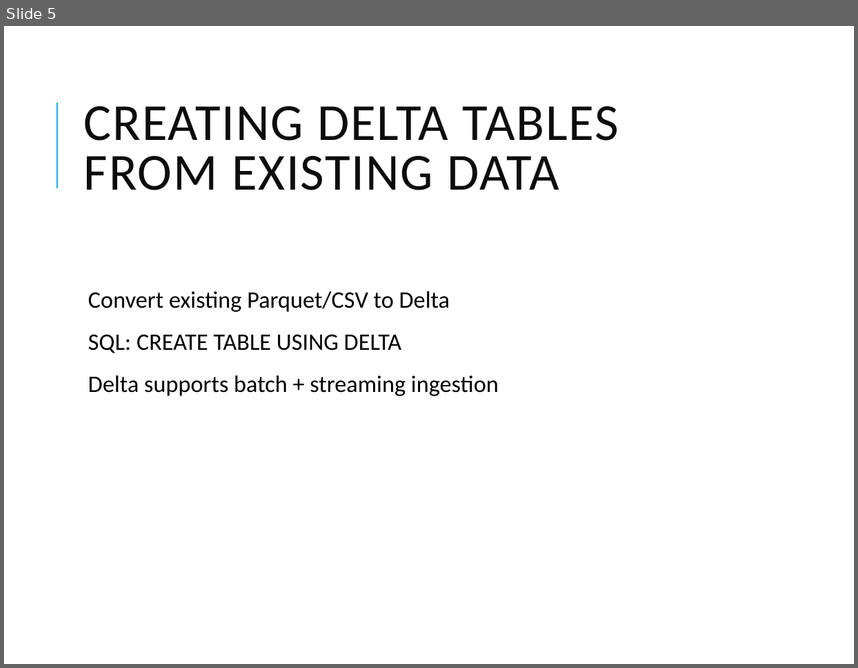
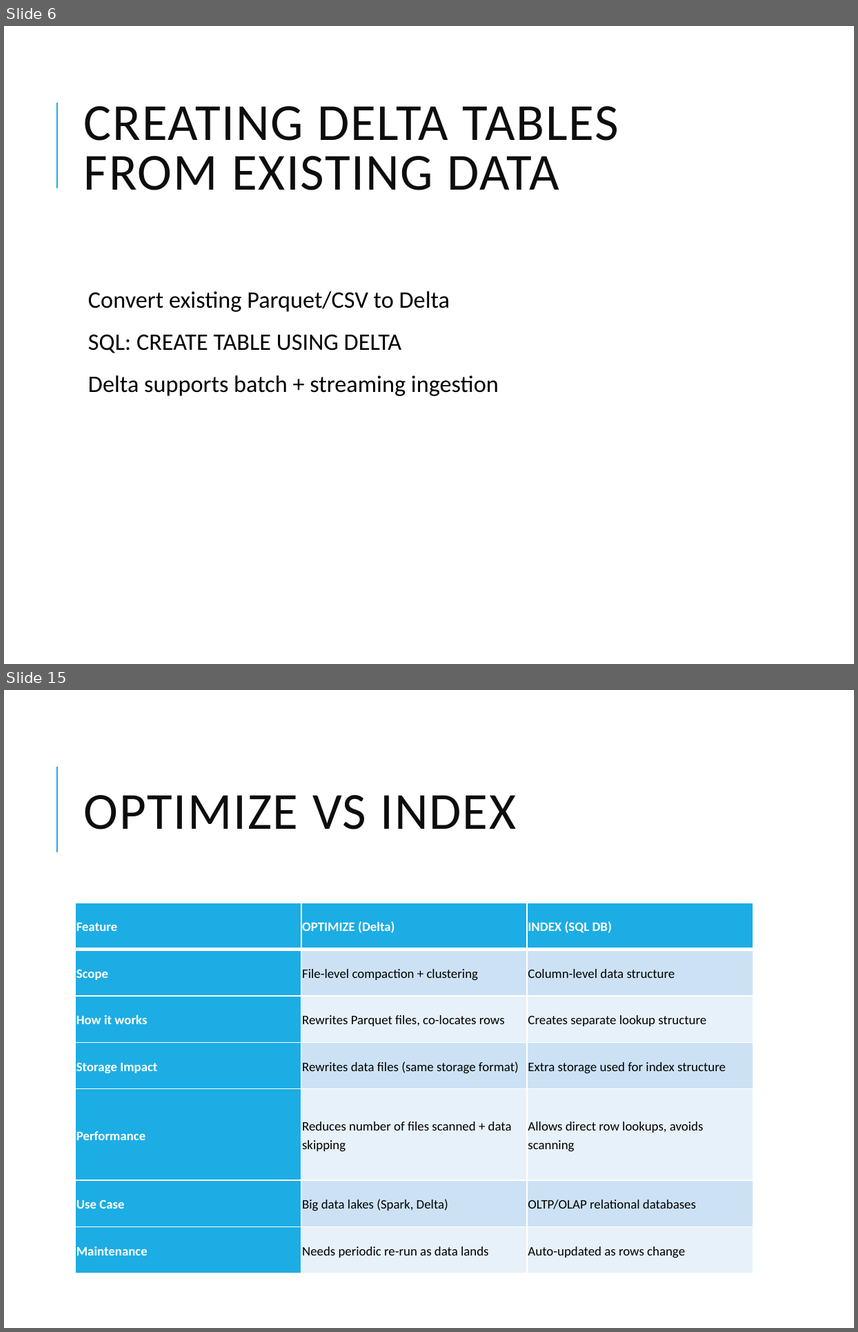
Before and after one commit to vikash-verma-profile/DE-Content-WithSnowflakes, a slide deck: Week-2/Day-1/Delta_Lake.pptx. Shown one above the other, each under a label of ours: slide 5 before the commit, slides 6 and 15 after it; the slides between them are not shown. The pictures are 858x668 and 858x1332 pixels, drawn with LibreOffice and Linux fonts; fonts in the diff are those of the drawing. Boxes give left, top, right and bottom in pixels: in the first picture for what was removed or moved away, otherwise in the second. Text is boxed around its words. In the diff, an @@ line names an element or a change of style, - is before the commit and + after.

```diff
--- a/Week-2/Day-1/Delta_Lake.pptx
+++ b/Week-2/Day-1/Delta_Lake.pptx
@@ slide 15 added at (4,690,854,1328), background #FFFFFF; not listed: 1 template element that a slide beside it also shows @@
@@ title added at (84,795,516,829), 44 pt, text #0D0D0D @@
+OPTIMIZE VS INDEX
@@ table added at (75,903,754,1273), 7 rows, 3 columns @@
+Feature | OPTIMIZE (Delta) | INDEX (SQL DB)
+Scope | File-level compaction + clustering | Column-level data structure
+How it works | Rewrites Parquet files, co-locates rows | Creates separate lookup structure
+Storage Impact | Rewrites data files (same storage format) | Extra storage used for index structure
+Performance | Reduces number of files scanned + data skipping | Allows direct row lookups, avoids scanning
+Use Case | Big data lakes (Spark, Delta) | OLTP/OLAP relational databases
+Maintenance | Needs periodic re-run as data lands | Auto-updated as rows change
@@ what was slide 5 is now slide 6 @@
```
Also in this commit, not shown: 7 slides changed, 4 other slides added, 7 other files.
